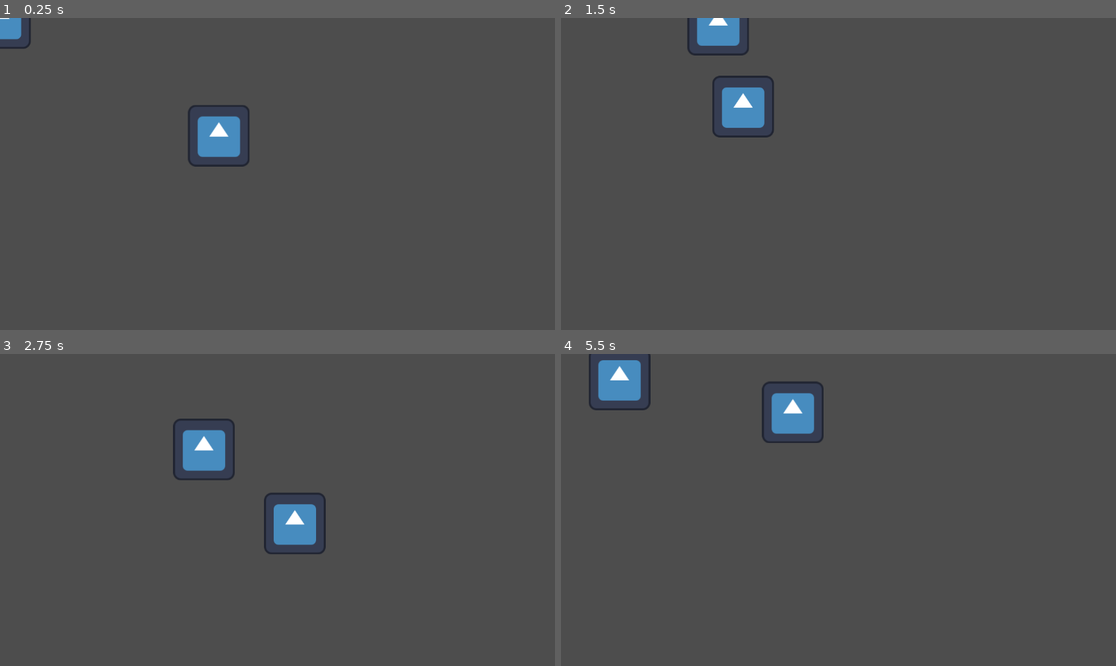
Above: before the commit, frames 1-4 (two rows, left to right).
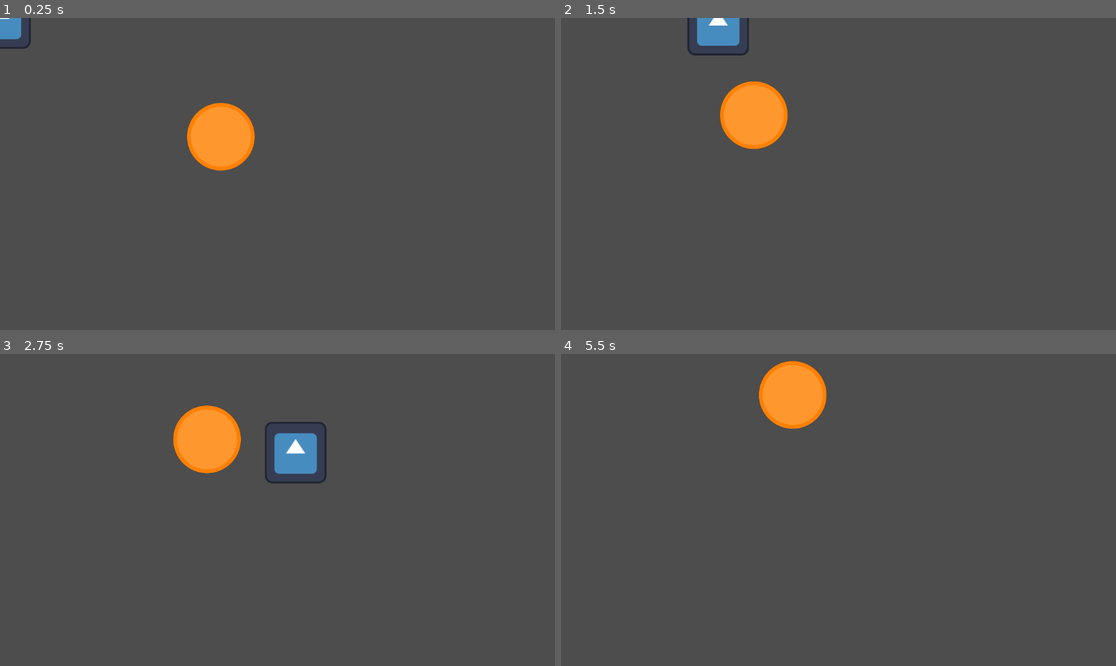
Above: after the commit, the same moments.

Repository: aapolipponen/daydream-game-jam
Game: Godot game, scene res://game/game.tscn
The game is run twice, just before and just after one commit, with the same random seed, the same clock (stepped at 60 frames per second) and the same inputs. The project has no main scene, so this scene is started directly. The engine's default icon, where the game draws it, is replaced by a stand-in: a white triangle on a blue panel in a dark square.
Inputs (mouse positions are in pixels of both pictures, inside the frame that each line leads up to):
- Up to frame 1 (0.25 s): no input
- Up to frame 2 (1.5 s): move the mouse to (960, 158) at 0.52 s; hold D (right) 0.53-1.28 s; move the mouse to (727, 189) at 1.27 s; hold S (down) from 1.28 s (still down)
- Up to frame 3 (2.75 s): move the mouse to (333, 441) at 2.02 s; release S (down) at 2.03 s; hold D (right) from 2.03 s (still down)
- Up to frame 4 (5.5 s): move the mouse to (810, 572) at 2.77 s; release D (right) at 2.78 s; hold W (up) 2.78-3.53 s; move the mouse to (1005, 556) at 3.52 s; hold A (left) 3.53-5.03 s; move the mouse to (672, 463) at 4.27 s; move the mouse to (866, 510) at 5.02 s; hold S (down) from 5.03 s (still down)

The runs differ from the first frame. In frame 1, 2.2% of the frame differs, in the area x 33-46%, y 27-49%; in frame 2, 2.3%; in frame 3, 4.9%, in the area x 31-59%, y 16-65%; in frame 4, 3.6%.

Commit message:
added sprite to explodingenemy

Diff:
--- /dev/null
+++ b/explodingEnemy/EnemySprite_2.svg
@@ -0,0 +1,70 @@
+<?xml version="1.0" encoding="UTF-8"?>
+<!DOCTYPE svg PUBLIC "-//W3C//DTD SVG 1.1//EN" "http://www.w3.org/Graphics/SVG/1.1/DTD/svg11.dtd">
+<svg version="1.2" width="210.26mm" height="297.26mm" viewBox="0 0 21026 29726" preserveAspectRatio="xMidYMid" fill-rule="evenodd" stroke-width="28.222" stroke-linejoin="round" xmlns="http://www.w3.org/2000/svg" xmlns:ooo="http://xml.openoffice.org/svg/export" xmlns:xlink="http://www.w3.org/1999/xlink" xmlns:presentation="http://sun.com/xmlns/staroffice/presentation" xmlns:smil="http://www.w3.org/2001/SMIL20/" xmlns:anim="urn:oasis:names:tc:opendocument:xmlns:animation:1.0" xmlns:svg="urn:oasis:names:tc:opendocument:xmlns:svg-compatible:1.0" xml:space="preserve">
+ <defs class="ClipPathGroup">
+  <clipPath id="presentation_clip_path" clipPathUnits="userSpaceOnUse">
+   <rect x="0" y="0" width="21026" height="29726"/>
+  </clipPath>
+  <clipPath id="presentation_clip_path_shrink" clipPathUnits="userSpaceOnUse">
+   <rect x="21" y="29" width="20984" height="29667"/>
+  </clipPath>
+ </defs>
+ <defs class="TextShapeIndex">
+  <g ooo:slide="id1" ooo:id-list="id3"/>
+ </defs>
+ <defs class="EmbeddedBulletChars">
+  <g id="bullet-char-template-57356" transform="scale(0.00048828125,-0.00048828125)">
+   <path d="M 580,1141 L 1163,571 580,0 -4,571 580,1141 Z"/>
+  </g>
+  <g id="bullet-char-template-57354" transform="scale(0.00048828125,-0.00048828125)">
+   <path d="M 8,1128 L 1137,1128 1137,0 8,0 8,1128 Z"/>
+  </g>
+  <g id="bullet-char-template-10146" transform="scale(0.00048828125,-0.00048828125)">
+   <path d="M 174,0 L 602,739 174,1481 1456,739 174,0 Z M 1358,739 L 309,1346 659,739 1358,739 Z"/>
+  </g>
+  <g id="bullet-char-template-10132" transform="scale(0.00048828125,-0.00048828125)">
+   <path d="M 2015,739 L 1276,0 717,0 1260,543 174,543 174,936 1260,936 717,1481 1274,1481 2015,739 Z"/>
+  </g>
+  <g id="bullet-char-template-10007" transform="scale(0.00048828125,-0.00048828125)">
+   <path d="M 0,-2 C -7,14 -16,27 -25,37 L 356,567 C 262,823 215,952 215,954 215,979 228,992 255,992 264,992 276,990 289,987 310,991 331,999 354,1012 L 381,999 492,748 772,1049 836,1024 860,1049 C 881,1039 901,1025 922,1006 886,937 835,863 770,784 769,783 710,716 594,584 L 774,223 C 774,196 753,168 711,139 L 727,119 C 717,90 699,76 672,76 641,76 570,178 457,381 L 164,-76 C 142,-110 111,-127 72,-127 30,-127 9,-110 8,-76 1,-67 -2,-52 -2,-32 -2,-23 -1,-13 0,-2 Z"/>
+  </g>
+  <g id="bullet-char-template-10004" transform="scale(0.00048828125,-0.00048828125)">
+   <path d="M 285,-33 C 182,-33 111,30 74,156 52,228 41,333 41,471 41,549 55,616 82,672 116,743 169,778 240,778 293,778 328,747 346,684 L 369,508 C 377,444 397,411 428,410 L 1163,1116 C 1174,1127 1196,1133 1229,1133 1271,1133 1292,1118 1292,1087 L 1292,965 C 1292,929 1282,901 1262,881 L 442,47 C 390,-6 338,-33 285,-33 Z"/>
+  </g>
+  <g id="bullet-char-template-9679" transform="scale(0.00048828125,-0.00048828125)">
+   <path d="M 813,0 C 632,0 489,54 383,161 276,268 223,411 223,592 223,773 276,916 383,1023 489,1130 632,1184 813,1184 992,1184 1136,1130 1245,1023 1353,916 1407,772 1407,592 1407,412 1353,268 1245,161 1136,54 992,0 813,0 Z"/>
+  </g>
+  <g id="bullet-char-template-8226" transform="scale(0.00048828125,-0.00048828125)">
+   <path d="M 346,457 C 273,457 209,483 155,535 101,586 74,649 74,723 74,796 101,859 155,911 209,963 273,989 346,989 419,989 480,963 531,910 582,859 608,796 608,723 608,648 583,586 532,535 482,483 420,457 346,457 Z"/>
+  </g>
+  <g id="bullet-char-template-8211" transform="scale(0.00048828125,-0.00048828125)">
+   <path d="M -4,459 L 1135,459 1135,606 -4,606 -4,459 Z"/>
+  </g>
+  <g id="bullet-char-template-61548" transform="scale(0.00048828125,-0.00048828125)">
+   <path d="M 173,740 C 173,903 231,1043 346,1159 462,1274 601,1332 765,1332 928,1332 1067,1274 1183,1159 1299,1043 1357,903 1357,740 1357,577 1299,437 1183,322 1067,206 928,148 765,148 601,148 462,206 346,322 231,437 173,577 173,740 Z"/>
+  </g>
+ </defs>
+ <g>
+  <g id="id2" class="Master_Slide">
+   <g id="bg-id2" class="Background"/>
+   <g id="bo-id2" class="BackgroundObjects"/>
+  </g>
+ </g>
+ <g class="SlideGroup">
+  <g>
+   <g id="container-id1">
+    <g id="id1" class="Slide" clip-path="url(#presentation_clip_path)">
+     <g class="Page">
+      <g class="com.sun.star.drawing.CustomShape">
+       <g id="id3">
+        <rect class="BoundingBox" stroke="none" fill="none" x="6069" y="10819" width="7426" height="7426"/>
+        <path fill="rgb(255,151,47)" stroke="none" d="M 13282,14531 C 13282,15146 13120,15750 12813,16282 12506,16814 12064,17256 11532,17563 11000,17870 10396,18032 9782,18032 9167,18032 8563,17870 8031,17563 7499,17256 7057,16814 6750,16282 6443,15750 6281,15146 6281,14532 6281,13917 6443,13313 6750,12781 7057,12249 7499,11807 8031,11500 8563,11193 9167,11031 9781,11031 10396,11031 11000,11193 11532,11500 12064,11807 12506,12249 12813,12781 13120,13313 13282,13917 13282,14531 L 13282,14531 Z "/>
+        <path fill="none" stroke="rgb(255,128,0)" stroke-width="423" stroke-linejoin="round" d="M 13282,14531 C 13282,15146 13120,15750 12813,16282 12506,16814 12064,17256 11532,17563 11000,17870 10396,18032 9782,18032 9167,18032 8563,17870 8031,17563 7499,17256 7057,16814 6750,16282 6443,15750 6281,15146 6281,14532 6281,13917 6443,13313 6750,12781 7057,12249 7499,11807 8031,11500 8563,11193 9167,11031 9781,11031 10396,11031 11000,11193 11532,11500 12064,11807 12506,12249 12813,12781 13120,13313 13282,13917 13282,14531 L 13282,14531 Z "/>
+       </g>
+      </g>
+     </g>
+    </g>
+   </g>
+  </g>
+ </g>
+</svg>
--- a/explodingEnemy/explodingEnemy.gd
+++ b/explodingEnemy/explodingEnemy.gd
@@ -12,7 +12,7 @@
 
 
 # variables to do with the size and eventual explosion
-var size = 1
+var size = 0.5
 @export var whenExplodes: float = 5
 var exploding: bool = false
 @export var sizeIncreaseOnHit = 0.5
@@ -46,7 +46,7 @@
 	scale.x = size
 	scale.y = size
 
-	scale = clamp(scale, Vector2(1, 1), Vector2(whenExplodes, whenExplodes))
+	scale = clamp(scale, Vector2(0, 0), Vector2(whenExplodes, whenExplodes))
 
 func _physics_process(_delta: float) -> void:
 	# Try to find the player if we didn't get it earlier or it got freed
--- a/explodingEnemy/explodingEnemy.tscn
+++ b/explodingEnemy/explodingEnemy.tscn
@@ -1,19 +1,22 @@
 [gd_scene load_steps=4 format=3 uid="uid://b47uj5no11yrh"]
 
 [ext_resource type="Script" uid="uid://bq8bec367ww63" path="res://explodingEnemy/explodingEnemy.gd" id="1_wnous"]
-[ext_resource type="Texture2D" uid="uid://b5n8mqx0r8yne" path="res://icon.svg" id="2_ewhxb"]
+[ext_resource type="Texture2D" uid="uid://dnkm7roc4nll5" path="res://explodingEnemy/EnemySprite_2.svg" id="2_ewhxb"]
 
 [sub_resource type="CircleShape2D" id="CircleShape2D_ekj2k"]
-radius = 14.142136
+radius = 132.00378
 
 [node name="explodingEnemy" type="CharacterBody2D"]
+scale = Vector2(0.5, 0.5)
 script = ExtResource("1_wnous")
-moveSpeed = 115
+moveSpeed = 60
 
 [node name="CollisionShape2D" type="CollisionShape2D" parent="."]
+scale = Vector2(0.5, 0.5)
 shape = SubResource("CircleShape2D_ekj2k")
 
 [node name="Sprite2D" type="Sprite2D" parent="."]
+position = Vector2(27, 12)
 texture = ExtResource("2_ewhxb")
 
 [node name="deathTimer" type="Timer" parent="."]
--- a/game/game.tscn
+++ b/game/game.tscn
@@ -9,4 +9,3 @@
 
 [node name="explodingEnemy" parent="." instance=ExtResource("2_h7iqs")]
 position = Vector2(472, 254)
-moveSpeed = 80
Not shown, added: explodingEnemy/EnemySprite_2.svg.import
